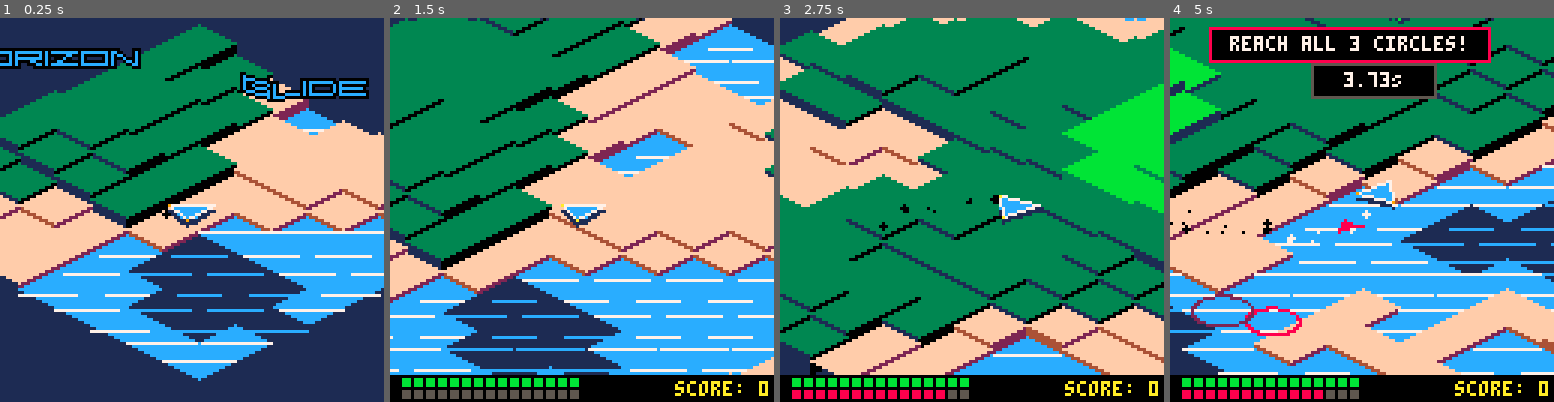
Above: before the commit, frames 1-4 (left to right).
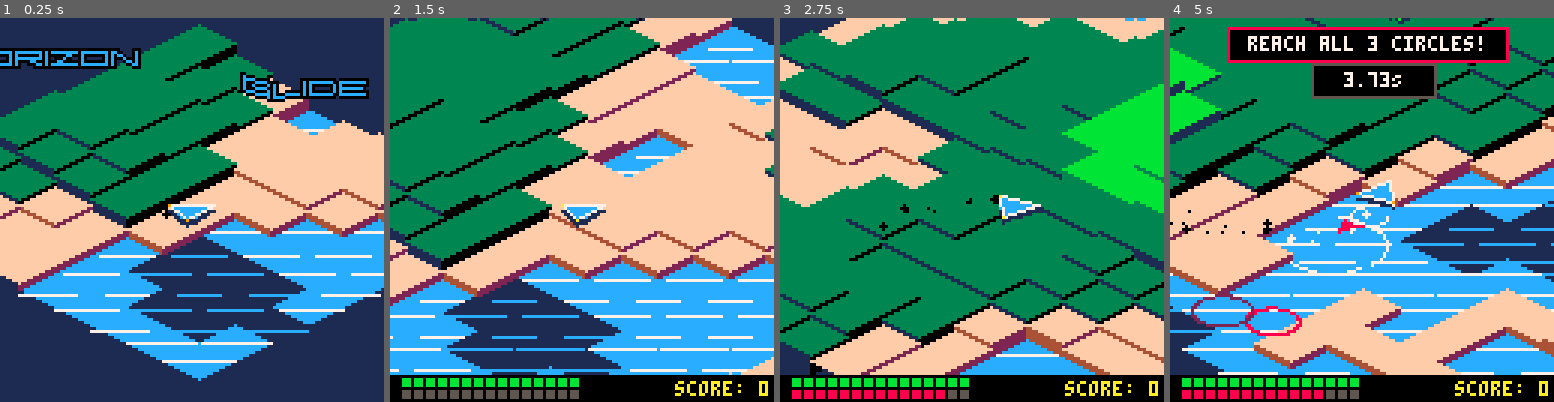
Above: after the commit, the same moments.

Repository: EBonura/horizon-glide
Game: PICO-8 cartridge v0.10.p8
Same seed, same stepped clock (60 frames per second), same inputs: the game is played once before the commit and once after it.
Inputs:
- Up to frame 1 (0.25 s): no input
- Up to frame 2 (1.5 s): tap X (X key) at 0.33, 1.07 s; tap O (Z key) at 0.7 s
- Up to frame 3 (2.75 s): hold Right 1.6-2.1 s; tap O (Z key) at 1.7, 2.1, 2.5 s; tap X (X key) at 1.85 s; hold Up 2.15-2.42 s; hold Right from 2.47 s (still down)
- Up to frame 4 (5 s): tap O (Z key) every 0.4 s from 2.9 to 4.9 s; tap X (X key) at 2.97, 4.08 s; release Right at 3.03 s; hold Left 3.08-3.58 s; hold Down 3.63-3.97 s; hold Right 4.02-4.68 s; hold Up from 4.73 s (still down)

The runs differ from the first frame. In frame 1, 0.8% of the frame differs, in the area x 4-100%, y 23-72%; in frame 2, 1.1%; in frame 3, 0.3%; in frame 4, 3.8%, in the area x 0-100%, y 2-93%.

Commit message:
progress

Diff:
--- a/v0.10.p8
+++ b/v0.10.p8
@@ -138,6 +138,8 @@
     terrain_perm = nil
     current_seed = 1337
 
+    ws = {} -- water splashes
+
     -- menu configuration (unchanged)
     menu_options = {
         {name="scale", values={8, 10, 12, 14, 16}, current=2},
@@ -611,11 +613,43 @@
     last_cache_cleanup = time()
 end
 
+function draw_ws()
+    local nxt={}
+    for s in all(ws) do
+        s.r+=0.18 s.life-=1
+        local last=nil
+        for a=0,1,0.06 do
+            local wx=s.x+cos(a)*s.r
+            local wy=s.y+sin(a)*s.r
+            local _,_,_,h=terrain(flr(wx),flr(wy))
+            if h<=0 then
+                local px,py=iso(wx,wy)
+                -- connect short segments so it reads as a circle, not particles
+                if last then line(last[1],last[2],px,py,(h<=-2) and 12 or 7) end
+                last={px,py}
+            else
+                last=nil -- break at land edges
+            end
+        end
+        if s.life>0 then add(nxt,s) end
+    end
+    ws=nxt
+end
+
+
 function draw_world()
-    for tile in all(tile_manager.tile_list) do tile:draw() end
-    particle_sys:draw(cam_offset_x, cam_offset_y)
+    -- water first
+    for t in all(tile_manager.tile_list) do if t.height<=0 then t:draw() end end
+    -- rings on top of water
+    draw_ws()
+    -- land on top (hides any ring bits near shore)
+    for t in all(tile_manager.tile_list) do if t.height>0 then t:draw() end end
+
+    particle_sys:draw(cam_offset_x,cam_offset_y)
     if not player_ship.dead then player_ship:draw() end
 end
+
+
 
 function draw_game()
     cls(1)
@@ -1011,11 +1045,10 @@
     local message = success and "EVENT COMPLETE!" or "EVENT FAILED!"
     local col = success and 11 or 8
 
-    local cp = panel.new(64 - 40, 115, nil, nil, message, col, 90)  -- 90 = life
+    local cp = panel.new(40, 90, nil, nil, message, col, 90)
     cp:set_position(64 - 40, 105, false)
-    if success then
-        cp.selected = true  -- this will trigger the pulse effect
-    end
+    cp.selected = success
+
     self:add_panel(cp)
 
     -- increase difficulty only if success
@@ -1073,7 +1106,7 @@
     self.total_points_award = #self.circles * self.per_ring_points + self.completion_bonus
 
     -- UI
-    self.instruction_panel = panel.new(64 - 50, 4, nil, nil,"reach all "..#self.circles.." circles!", 8)
+    self.instruction_panel = panel.new(20, 4, nil, nil,"reach all "..#self.circles.." circles!", 8)
     game_manager:add_panel(self.instruction_panel)
 
     self.timer_panel = panel.new(48, 16, 40, nil, "0.00s", 5)
@@ -1309,6 +1342,15 @@
             y = self.y + sin(world_angle) * 10
         }
     end
+
+    -- expanding water rings only when moving fast enough
+    if self.is_hovering  and self:get_speed() > 0.2 and self:get_terrain_height_at(self.x,self.y) <= 0 then
+        self.st = (self.st or 0) + 1
+        if self.st > 3 then
+            add(ws, {x=self.x, y=self.y, r=0, life=28})
+            self.st = 0
+        end
+    end
 end
 
 -- Simplified: always shoot at self.target
@@ -1709,7 +1751,7 @@
         game_manager.active_panels = {}
         local gop = panel.new(44, 50, nil, nil, "game over", 8)
         game_manager:add_panel(gop)
-        local cp = panel.new(64 - 40, 105, nil, nil, "press ❎ to restart", 8, 90)
+        local cp = panel.new(24, 80, nil, nil, "press ❎ to restart", 8, 90)
         game_manager:add_panel(cp)
         if self.instruction_panel then
             game_manager:remove_panel(self.instruction_panel)
@@ -1792,7 +1834,7 @@
     for r = 0, half_tile_height do
         line(sx - dx, sy - r, sx + dx, sy - r, c)
         if r > 0 then
-        line(sx - dx, sy + r, sx + dx, sy + r, c)
+            line(sx - dx, sy + r, sx + dx, sy + r, c)
         end
         dx -= 2
     end
